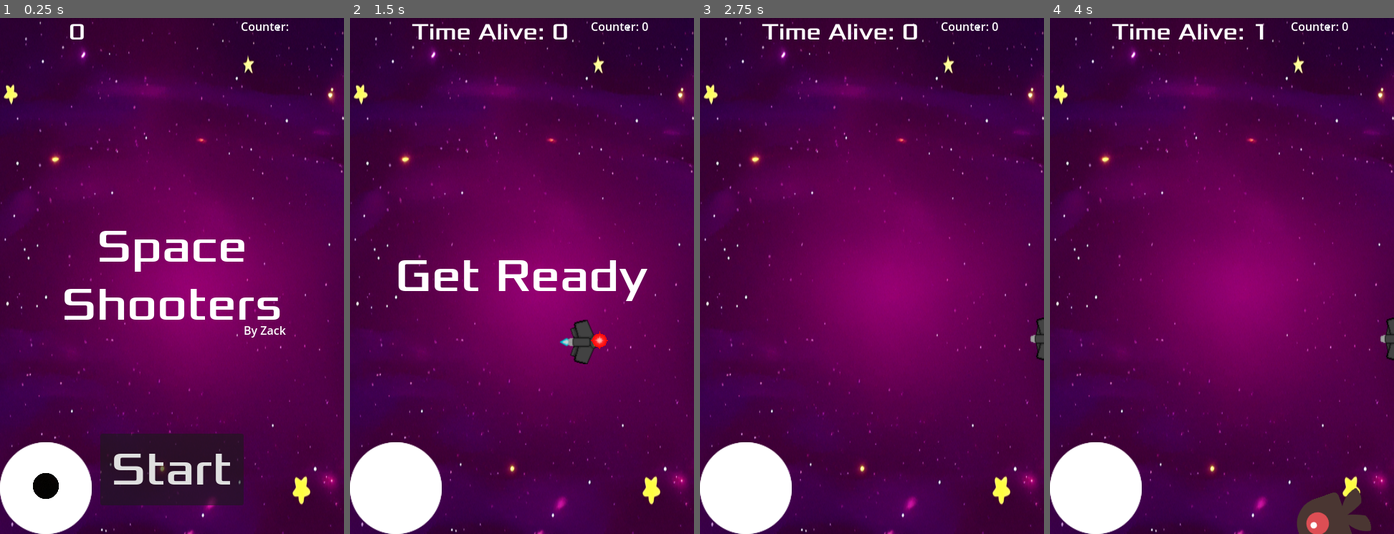
Above: before the commit, frames 1-4 (left to right).
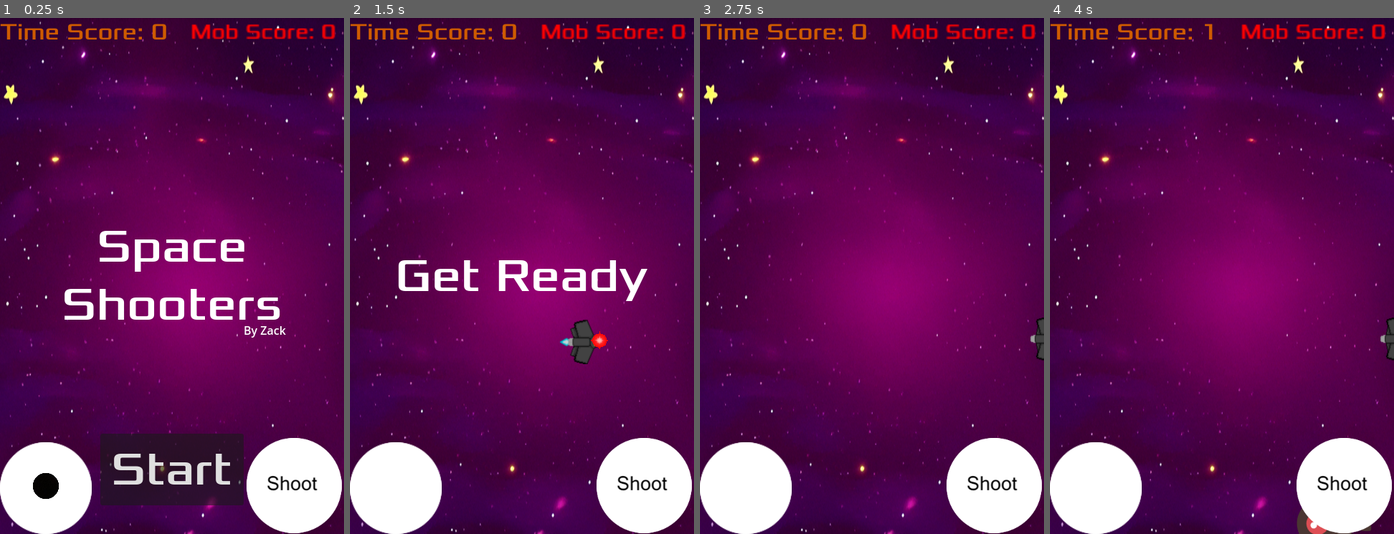
Above: after the commit, the same moments.

Repository: zack337/Capstone-Proj
Game: Godot game, scene res://Main.tscn
The game is run twice, just before and just after one commit, with the same random seed, the same clock (stepped at 60 frames per second) and the same inputs.
Inputs (mouse positions are in pixels of both pictures, inside the frame that each line leads up to):
- Up to frame 1 (0.25 s): no input
- Up to frame 2 (1.5 s): click "Start" at 0.5 s; tap Enter at 1.25 s; move the mouse to (597, 250) at 1.27 s; hold Right (move_right) from 1.28 s (still down); tap Space (throw) at 1.35 s; click (597, 250) at 1.42 s
- Up to frame 3 (2.75 s): release Right (move_right) at 2 s; drag from (803, 301) to (854, 379) at 2.02 s
- Up to frame 4 (4 s): move the mouse to (1256, 162) at 2.77 s; hold Right (move_right) 2.78-3.5 s; tap Space (throw) at 2.85 s; drag from (1204, 379) to (1118, 198) at 3.52 s

The runs differ from the first frame. In frame 1, 5.4% of the frame differs, in the area x 0-100%, y 0-100%; in frame 2, 5.7%; in frame 3, 5.7%; in frame 4, 5.7%.

Commit message:
add shoot button for mobil

Diff:
--- a/capstone4/HUD.gd
+++ b/capstone4/HUD.gd
@@ -16,8 +16,8 @@
 	$StartButton.show()
 
 func update_score(time_score, kill_score):
-	$ScoreLabel.text = "Time Alive: %s" % str(time_score)
-	$Mob_counter.text = "Counter: %s" % str(kill_score)
+	$ScoreLabel.text = "Time Score: %s" % str(time_score)
+	$Mob_counter.text = "Mob Score: %s" % str(kill_score)
 
 func _on_start_button_pressed():
 	$StartButton.hide()
--- a/capstone4/HUD.tscn
+++ b/capstone4/HUD.tscn
@@ -16,14 +16,15 @@
 anchors_preset = 5
 anchor_left = 0.5
 anchor_right = 0.5
-offset_left = -144.0
-offset_right = 272.0
+offset_left = -240.0
+offset_right = 227.0
 offset_bottom = 78.0
 grow_horizontal = 2
 scale = Vector2(0.5, 0.5)
+theme_override_colors/font_color = Color(0.807843, 0.356863, 0, 1)
 theme_override_fonts/font = ExtResource("1_lvymh")
 theme_override_font_sizes/font_size = 64
-text = "0"
+text = "Time Score: 0"
 
 [node name="Message" type="Label" parent="."]
 anchors_preset = 8
@@ -70,11 +71,15 @@
 anchors_preset = 1
 anchor_left = 1.0
 anchor_right = 1.0
-offset_left = -144.0
-offset_right = -8.0
-offset_bottom = 48.0
+offset_left = -214.0
+offset_top = 2.0
+offset_right = -101.0
+offset_bottom = 25.0
 grow_horizontal = 0
-text = "Counter: "
+scale = Vector2(1.8, 1.8)
+theme_override_colors/font_color = Color(1, 0, 0, 1)
+theme_override_fonts/font = ExtResource("1_lvymh")
+text = "Mob Score: 0"
 
 [connection signal="pressed" from="StartButton" to="." method="_on_start_button_pressed"]
 [connection signal="timeout" from="MessageTimer" to="." method="_on_message_timer_timeout"]
--- a/capstone4/touch_screen.tscn
+++ b/capstone4/touch_screen.tscn
@@ -1,8 +1,9 @@
-[gd_scene load_steps=5 format=3 uid="uid://ctk4udn63unxx"]
+[gd_scene load_steps=6 format=3 uid="uid://ctk4udn63unxx"]
 
 [ext_resource type="Script" path="res://touch_screen.gd" id="1_8cixe"]
 [ext_resource type="Texture2D" uid="uid://bud3kdsrk5wvy" path="res://art/Joystick.png" id="1_rpteq"]
 [ext_resource type="Texture2D" uid="uid://8q1kryvucvqi" path="res://art/Inner_circle.png" id="3_gw37d"]
+[ext_resource type="Texture2D" uid="uid://ngl3hb6capt3" path="res://art/Shoot_button.png" id="4_nrcsl"]
 
 [sub_resource type="CircleShape2D" id="CircleShape2D_jdwpp"]
 radius = 57.9
@@ -20,3 +21,9 @@
 position = Vector2(64, 653)
 scale = Vector2(0.25, 0.25)
 texture = ExtResource("3_gw37d")
+
+[node name="TouchScreenButton2" type="TouchScreenButton" parent="."]
+position = Vector2(344, 586)
+scale = Vector2(0.75, 0.75)
+texture_normal = ExtResource("4_nrcsl")
+action = "throw"
Binary file added: capstone4/art/Shoot_button.png
Not shown, added: capstone4/art/Shoot_button.png.import
